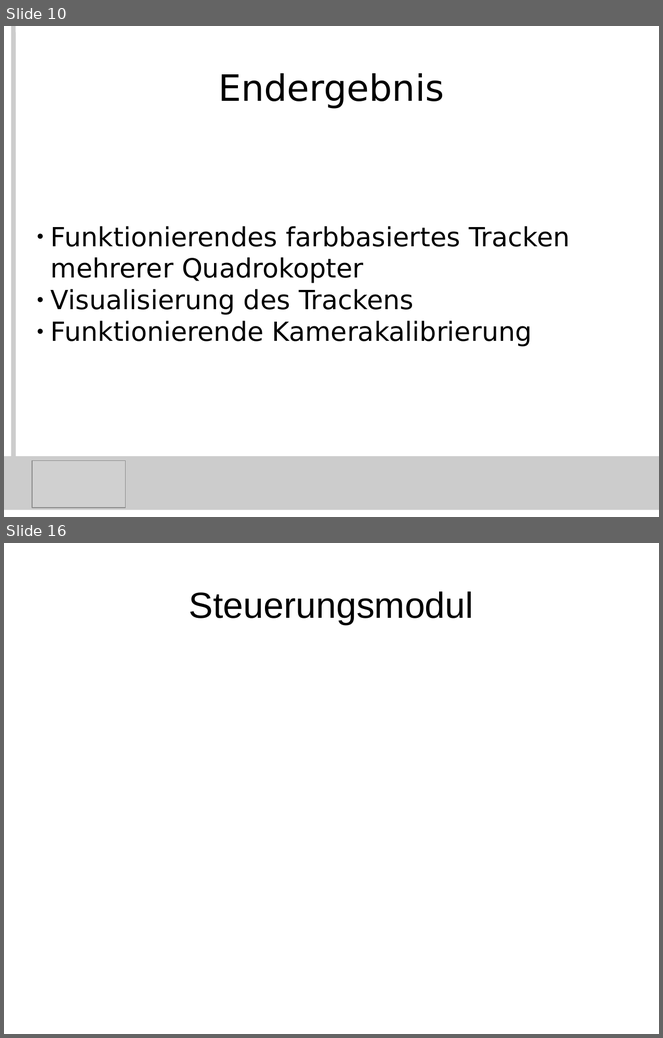
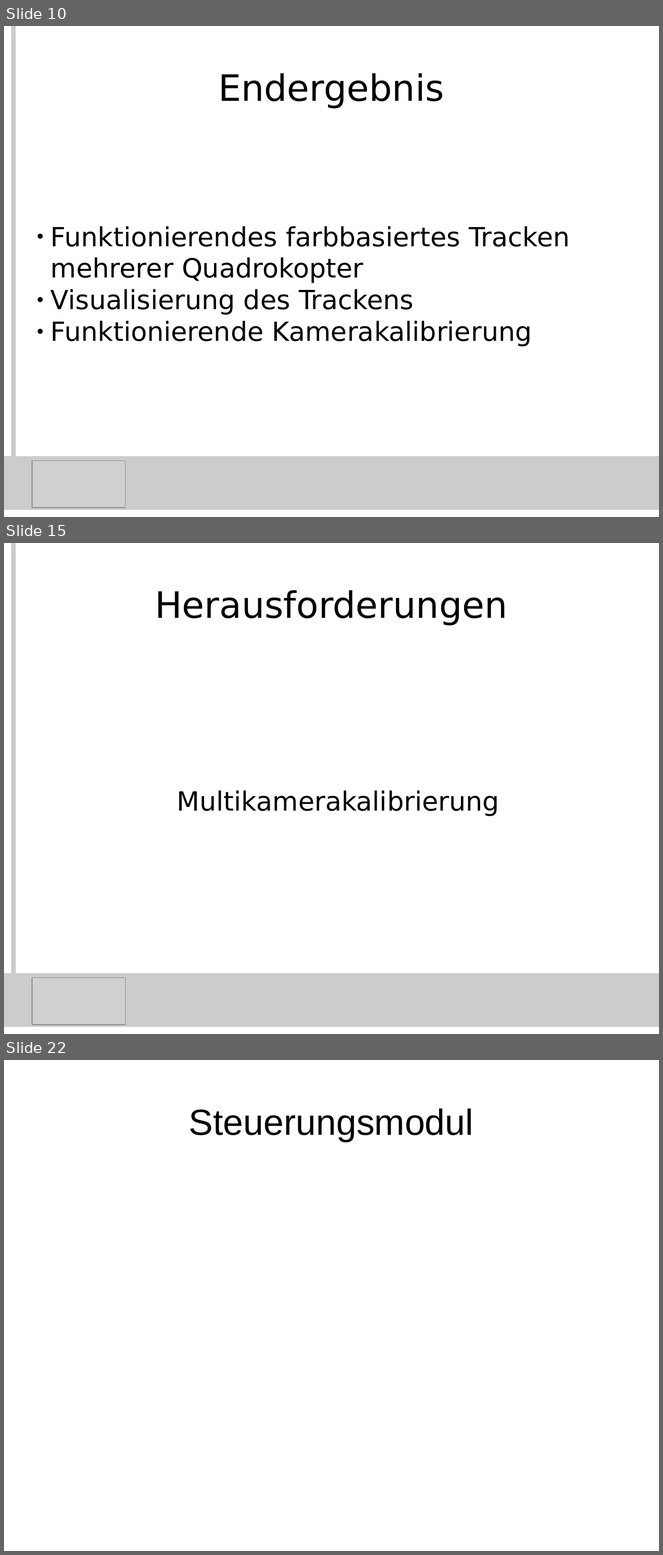
Before and after one commit to KITrokopter/Presentation, a slide deck: PresentationInTotal v0.1.odp. Shown one above the other, each under a label of ours: slides 10 and 16 before the commit, slides 10, 15 and 22 after it; the slides between them are not shown. The pictures are 663x1038 and 663x1555 pixels, drawn with LibreOffice and Linux fonts; fonts in the diff are those of the drawing; grey boxes stand for pictures. Boxes give left, top, right and bottom in pixels: in the first picture for what was removed or moved away, otherwise in the second. Text is boxed around its words. In the diff, an @@ line names an element or a change of style, - is before the commit and + after.

```diff
--- a/PresentationInTotal v0.1.odp
+++ b/PresentationInTotal v0.1.odp
@@ slide 15 added at (x1=4, y1=543, x2=659, y2=1034), background #FFFFFF @@
@@ line added from (13, 543) to (13, 1020), #CCCCCC 5.67 pt @@
@@ title added at (x1=155, y1=590, x2=507, y2=626), 44 pt, text #000000 @@
+Herausforderungen
@@ subtitle added at (x1=177, y1=791, x2=500, y2=817), 32 pt, text #000000 @@
+Multikamerakalibrierung
@@ rectangle added at (x1=4, y1=974, x2=659, y2=1028), fill #CCCCCC @@
@@ picture added at (x1=32, y1=978, x2=125, y2=1025) @@
@@ what was slide 16 is now slide 22 @@
```
Also in this commit, not shown: 6 slides changed, 5 other slides added.
